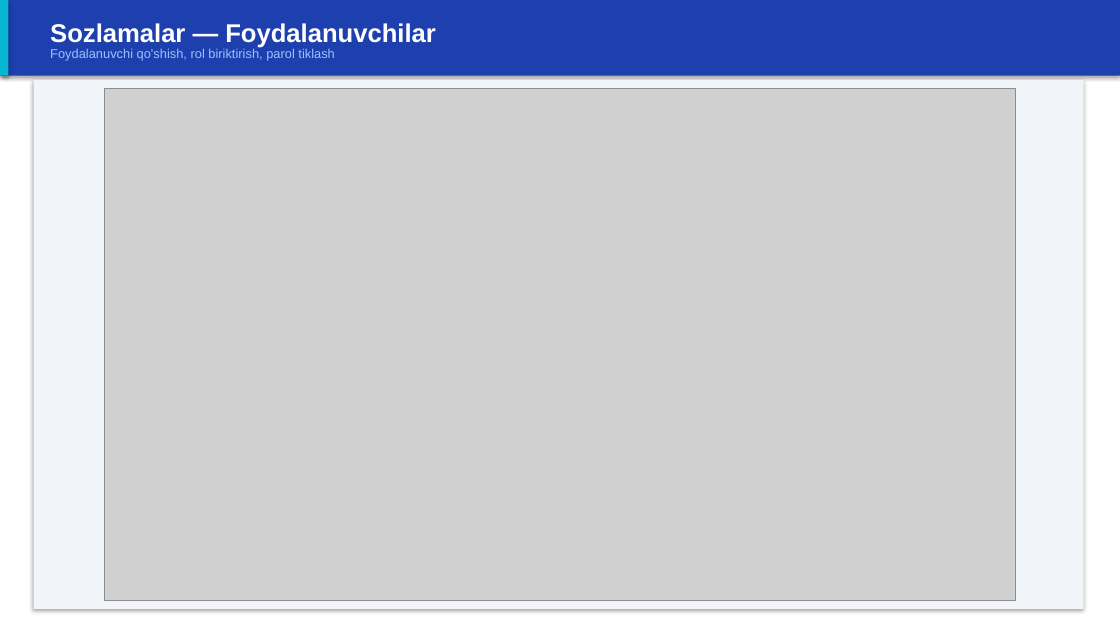
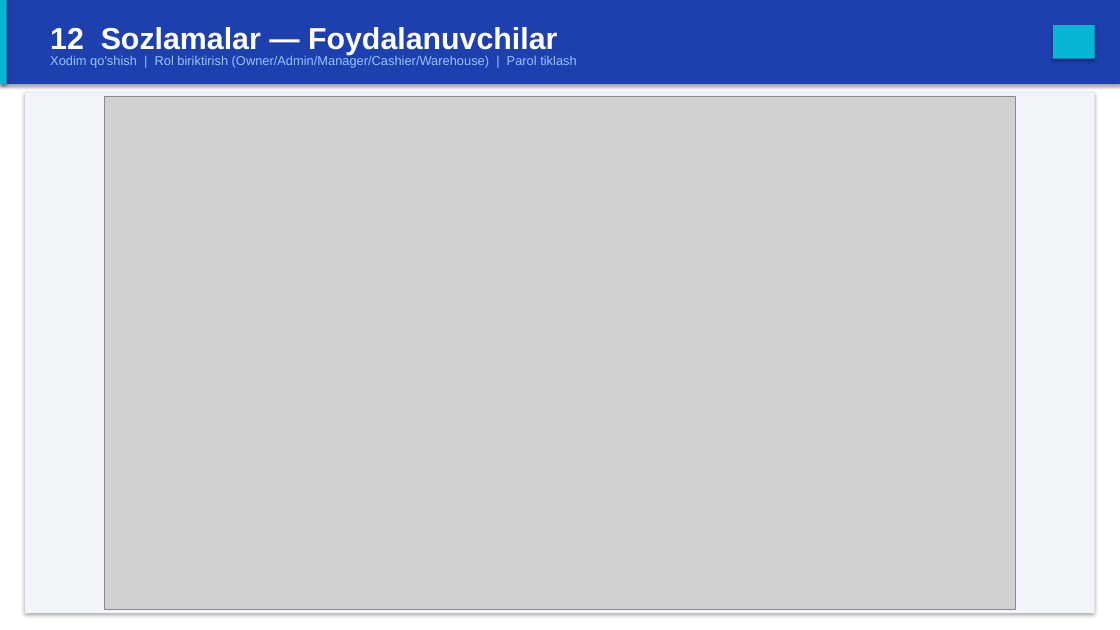
Before and after one commit to AI-automatization/Pos-cosmetics, a slide deck: slide 20 of docs/RAOS_Admin_Panel_Guide.pptx (slide 34 before the commit). Drawn at 1120x630 pixels with LibreOffice and Linux fonts; fonts in the diff are those of the drawing; grey boxes stand for pictures. Boxes give left, top, right and bottom in pixels: in the first picture for what was removed or moved away, otherwise in the second. Text is boxed around its words. In the diff, an @@ line names an element or a change of style, - is before the commit and + after.

```diff
--- a/docs/RAOS_Admin_Panel_Guide.pptx
+++ b/docs/RAOS_Admin_Panel_Guide.pptx
@@ rectangle: place and size @@
-rectangle at (0, 0, 1120, 76)
+rectangle at (0, 0, 1120, 84)
@@ rectangle: place and size @@
-rectangle at (0, 0, 8, 76)
+rectangle at (0, 0, 7, 84)
@@ text at (50, 27, 557, 55): text changed; size 22 to 26 pt @@
-Sozlamalar — Foydalanuvchilar
+12 Sozlamalar — Foydalanuvchilar
@@ rectangle added at (1053, 25, 1095, 59), fill #06B6D4 @@
@@ text at (50, 55, 576, 68): text changed @@
-Foydalanuvchi qo'shish, rol biriktirish, parol tiklash
+Xodim qo'shish | Rol biriktirish (Owner/Admin/Manager/Cashier/Warehouse) | Parol tiklash
@@ rectangle: place and size @@
-rectangle at (34, 80, 1084, 609)
+rectangle at (25, 92, 1095, 613)
@@ picture: place and size @@
-picture at (104, 88, 1015, 601)
+picture at (104, 97, 1015, 609)
```
Also in this commit, not shown: 13 other slides changed, 13 slides added, 25 slides removed, 44 other files.
